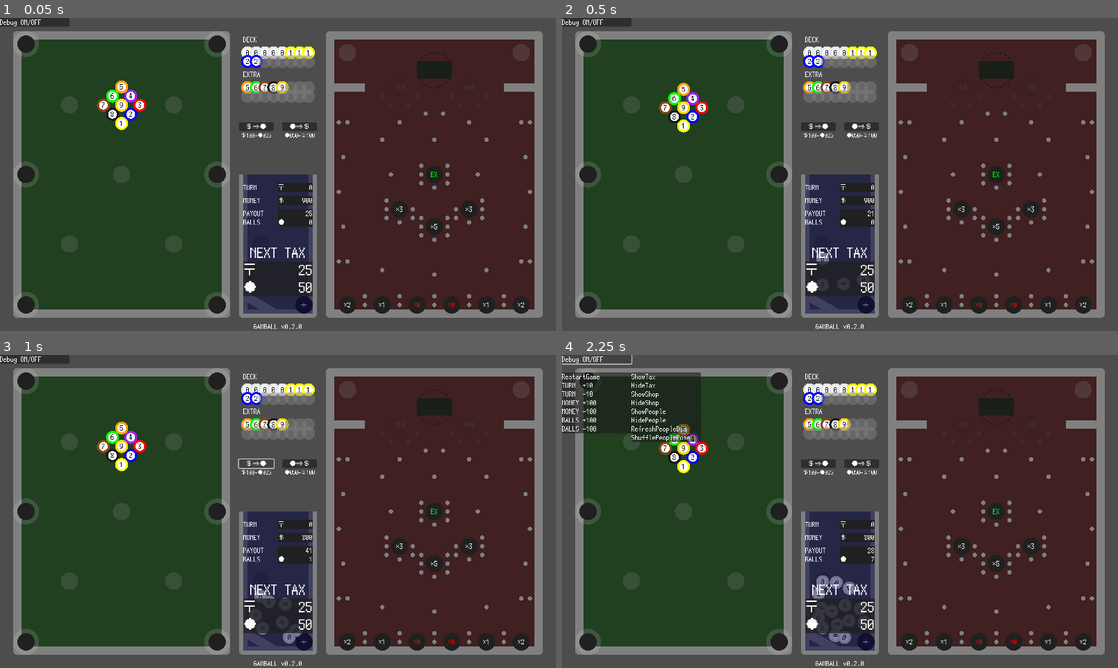
Above: before the commit, frames 1-4 (two rows, left to right).
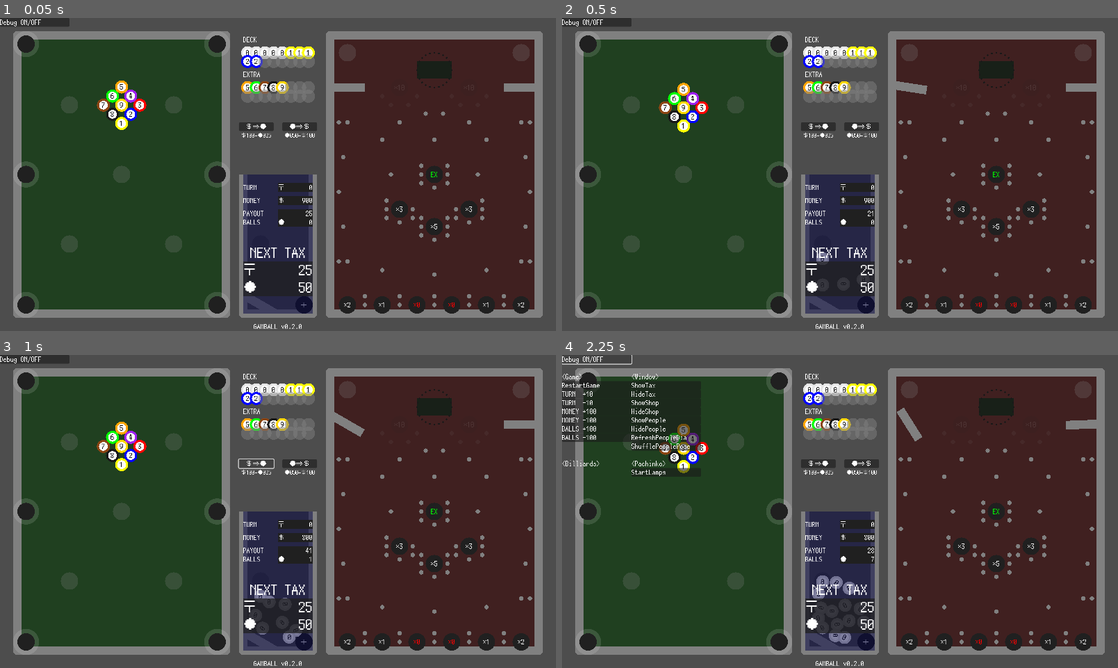
Above: after the commit, the same moments.

Repository: kamikoloss/gamball
Game: Godot game, scene res://scenes/game.tscn
Two runs of this game, one before a commit and one after it. Both use one fixed random seed, a clock stepped at 60 frames per second and the inputs below.
Inputs:
- Up to frame 1 (0.05 s): no input
- Up to frame 2 (0.5 s): no input
- Up to frame 3 (1 s): click "＄⇒●" at 0.5 s
- Up to frame 4 (2.25 s): click "●⇒＄" at 1.25 s; click "Debug ON/OFF" at 2 s

Frame 1 is identical in both runs. In frame 2, less than 0.1% of the frame differs, in the area x 60-66%, y 20-25%; in frame 3, 0.1%; in frame 4, 1.5%, in the area x 0-97%, y 5-39%.
Error before the commit: Invalid access to property or key 'pressed' on a base object of type 'Nil'. (res://scripts/game_ui_debug.gd:64)
Error after the commit: Out of bounds get index '0' (on base: 'Array[Texture]') (res://scripts/bunny.gd:56)

Commit message:
バニー2を実装した (途中)

Diff:
--- a/scenes/game.tscn
+++ b/scenes/game.tscn
@@ -24,6 +24,8 @@
 [ext_resource type="Texture2D" uid="uid://cmx70egbmx0sa" path="res://images/bunny/face_3.png" id="18_l12bf"]
 [ext_resource type="Texture2D" uid="uid://c17m6dsrq78ov" path="res://images/bunny/hand_left_2.png" id="20_r8nov"]
 [ext_resource type="Texture2D" uid="uid://uk0q0it6ta74" path="res://images/bunny/hand_right_2.png" id="22_am1vr"]
+[ext_resource type="Texture2D" uid="uid://c1c20ab2v1t7a" path="res://images/bunny2/bunny2a.png" id="24_d3cdg"]
+[ext_resource type="Texture2D" uid="uid://bgcrwicqdrc4a" path="res://images/bunny2/bunny2b.png" id="25_tj6hx"]
 
 [sub_resource type="RectangleShape2D" id="RectangleShape2D_uhuas"]
 
@@ -437,12 +439,12 @@
 position = Vector2(500, 660)
 hole_type = 0
 
-[node name="Pachinko" type="Node2D" parent="." node_paths=PackedStringArray("_spawn_position_a", "_spawn_position_b", "_wall_a", "_wall_b", "_rush_devices", "_rush_lamps", "_rush_label_a", "_rush_label_b")]
+[node name="Pachinko" type="Node2D" parent="." node_paths=PackedStringArray("_spawn_position_a", "_spawn_position_b", "_rotating_wall_a", "_rotating_wall_b", "_rush_devices", "_rush_lamps", "_rush_label_a", "_rush_label_b")]
 script = ExtResource("8_ud1qg")
 _spawn_position_a = NodePath("Points/SpawnHoleA")
 _spawn_position_b = NodePath("Points/SpawnHoleB")
-_wall_a = NodePath("Walls/WallA")
-_wall_b = NodePath("Walls/WallB")
+_rotating_wall_a = NodePath("Walls/RotatingWallA")
+_rotating_wall_b = NodePath("Walls/RotatingWallB")
 _rush_devices = NodePath("Rush/Devices")
 _rush_lamps = NodePath("Rush/Lamps")
 _rush_label_a = NodePath("Rush/Display/RushA")
@@ -661,48 +663,48 @@
 [node name="CollisionShape2D" type="CollisionShape2D" parent="Pachinko/Walls/Wall4"]
 shape = SubResource("RectangleShape2D_fi0lo")
 
-[node name="WallA" type="StaticBody2D" parent="Pachinko/Walls"]
+[node name="RotatingWallA" type="StaticBody2D" parent="Pachinko/Walls"]
 position = Vector2(800, 160)
 scale = Vector2(4, 1)
 
-[node name="TextureRect" type="TextureRect" parent="Pachinko/Walls/WallA"]
-anchors_preset = 8
-anchor_left = 0.5
-anchor_top = 0.5
-anchor_right = 0.5
-anchor_bottom = 0.5
-offset_left = -10.0
-offset_top = -10.0
-offset_right = 10.0
-offset_bottom = 10.0
-grow_horizontal = 2
-grow_vertical = 2
-texture = ExtResource("4_b0m3n")
-expand_mode = 1
-
-[node name="CollisionShape2D" type="CollisionShape2D" parent="Pachinko/Walls/WallA"]
+[node name="TextureRect" type="TextureRect" parent="Pachinko/Walls/RotatingWallA"]
+anchors_preset = 8
+anchor_left = 0.5
+anchor_top = 0.5
+anchor_right = 0.5
+anchor_bottom = 0.5
+offset_left = -10.0
+offset_top = -10.0
+offset_right = 10.0
+offset_bottom = 10.0
+grow_horizontal = 2
+grow_vertical = 2
+texture = ExtResource("4_b0m3n")
+expand_mode = 1
+
+[node name="CollisionShape2D" type="CollisionShape2D" parent="Pachinko/Walls/RotatingWallA"]
 shape = SubResource("RectangleShape2D_fi0lo")
 
-[node name="WallB" type="StaticBody2D" parent="Pachinko/Walls"]
+[node name="RotatingWallB" type="StaticBody2D" parent="Pachinko/Walls"]
 position = Vector2(1200, 160)
 scale = Vector2(4, 1)
 
-[node name="TextureRect" type="TextureRect" parent="Pachinko/Walls/WallB"]
-anchors_preset = 8
-anchor_left = 0.5
-anchor_top = 0.5
-anchor_right = 0.5
-anchor_bottom = 0.5
-offset_left = -10.0
-offset_top = -10.0
-offset_right = 10.0
-offset_bottom = 10.0
-grow_horizontal = 2
-grow_vertical = 2
-texture = ExtResource("4_b0m3n")
-expand_mode = 1
-
-[node name="CollisionShape2D" type="CollisionShape2D" parent="Pachinko/Walls/WallB"]
+[node name="TextureRect" type="TextureRect" parent="Pachinko/Walls/RotatingWallB"]
+anchors_preset = 8
+anchor_left = 0.5
+anchor_top = 0.5
+anchor_right = 0.5
+anchor_bottom = 0.5
+offset_left = -10.0
+offset_top = -10.0
+offset_right = 10.0
+offset_bottom = 10.0
+grow_horizontal = 2
+grow_vertical = 2
+texture = ExtResource("4_b0m3n")
+expand_mode = 1
+
+[node name="CollisionShape2D" type="CollisionShape2D" parent="Pachinko/Walls/RotatingWallB"]
 shape = SubResource("RectangleShape2D_fi0lo")
 
 [node name="Corner" type="Node2D" parent="Pachinko/Walls"]
@@ -1780,6 +1782,7 @@
 offset_bottom = 720.0
 
 [node name="Bunny" type="Control" parent="UI/People" node_paths=PackedStringArray("_pose_a", "_face_a", "_hand_left_a", "_hand_right_a", "_pose_b", "_face_b", "_hand_left_b", "_hand_right_b")]
+visible = false
 layout_mode = 3
 anchors_preset = 0
 offset_left = 1000.0
@@ -1857,6 +1860,74 @@
 offset_bottom = 1600.0
 texture = ExtResource("18_kawv6")
 
+[node name="Bunny2" type="Control" parent="UI/People" node_paths=PackedStringArray("_pose_a", "_face_a", "_hand_left_a", "_hand_right_a", "_pose_b", "_face_b", "_hand_left_b", "_hand_right_b")]
+layout_mode = 3
+anchors_preset = 0
+offset_left = 1000.0
+offset_top = 40.0
+offset_right = 1000.0
+offset_bottom = 40.0
+scale = Vector2(0.5, 0.5)
+script = ExtResource("15_7uhdx")
+_pose_a = NodePath("PoseA")
+_face_a = NodePath("PoseA/Face")
+_hand_left_a = NodePath("PoseA/HandLeft")
+_hand_right_a = NodePath("PoseA/HandRight")
+_pose_b = NodePath("PoseB")
+_face_b = NodePath("PoseB/Face")
+_hand_left_b = NodePath("PoseB/HandLeft")
+_hand_right_b = NodePath("PoseB/HandRight")
+_face_texures = Array[Texture]([ExtResource("24_d3cdg"), ExtResource("25_tj6hx")])
+
+[node name="Base" type="TextureRect" parent="UI/People/Bunny2"]
+layout_mode = 0
+offset_left = -600.0
+offset_right = 600.0
+offset_bottom = 1600.0
+
+[node name="PoseA" type="Control" parent="UI/People/Bunny2"]
+anchors_preset = 0
+
+[node name="Face" type="TextureRect" parent="UI/People/Bunny2/PoseA"]
+layout_mode = 0
+offset_left = -600.0
+offset_right = 600.0
+offset_bottom = 1600.0
+
+[node name="HandLeft" type="TextureRect" parent="UI/People/Bunny2/PoseA"]
+layout_mode = 0
+offset_left = -600.0
+offset_right = 600.0
+offset_bottom = 1600.0
+
+[node name="HandRight" type="TextureRect" parent="UI/People/Bunny2/PoseA"]
+layout_mode = 0
+offset_left = -600.0
+offset_right = 600.0
+offset_bottom = 1600.0
+
+[node name="PoseB" type="Control" parent="UI/People/Bunny2"]
+layout_mode = 3
+anchors_preset = 0
+
+[node name="Face" type="TextureRect" parent="UI/People/Bunny2/PoseB"]
+layout_mode = 0
+offset_left = -600.0
+offset_right = 600.0
+offset_bottom = 1600.0
+
+[node name="HandLeft" type="TextureRect" parent="UI/People/Bunny2/PoseB"]
+layout_mode = 0
+offset_left = -600.0
+offset_right = 600.0
+offset_bottom = 1600.0
+
+[node name="HandRight" type="TextureRect" parent="UI/People/Bunny2/PoseB"]
+layout_mode = 0
+offset_left = -600.0
+offset_right = 600.0
+offset_bottom = 1600.0
+
 [node name="Bubble" type="Control" parent="UI/People"]
 modulate = Color(1, 1, 1, 0.752941)
 anchors_preset = 0
@@ -2512,11 +2583,14 @@
 horizontal_alignment = 1
 vertical_alignment = 1
 
-[node name="UIDebug" type="Control" parent="." node_paths=PackedStringArray("_game", "_game_ui", "_bunny", "_debug_button", "_debug_window", "_restart_game_button", "_turn_plus_button", "_turn_minus_button", "_money_plus_button", "_money_minus_button", "_balls_plus_button", "_balls_minus_button", "_show_tax_button", "_hide_tax_button", "_show_shop_button", "_hide_shop_button", "_show_people_button", "_hide_people_button", "_refresh_people_dialogue_button", "_shuffle_people_pose_button")]
+[node name="UIDebug" type="Control" parent="." node_paths=PackedStringArray("_game", "_billards", "_pachinko", "_stack", "_game_ui", "_bunny", "_debug_button", "_debug_window", "_restart_game_button", "_turn_plus_button", "_turn_minus_button", "_money_plus_button", "_money_minus_button", "_balls_plus_button", "_balls_minus_button", "_show_tax_button", "_hide_tax_button", "_show_shop_button", "_hide_shop_button", "_show_people_button", "_hide_people_button", "_refresh_people_dialogue_button", "_shuffle_people_pose_button", "_pachinko_start_lamps_button")]
 layout_mode = 3
 anchors_preset = 0
 script = ExtResource("16_cuefl")
 _game = NodePath("..")
+_billards = NodePath("../Billiards")
+_pachinko = NodePath("../Pachinko")
+_stack = NodePath("../Stack")
 _game_ui = NodePath("../UI")
 _bunny = NodePath("../UI/People/Bunny")
 _debug_button = NodePath("Debug")
@@ -2536,6 +2610,7 @@
 _hide_people_button = NodePath("DebugWindow/HidePeople")
 _refresh_people_dialogue_button = NodePath("DebugWindow/RefreshPeopleDialogue")
 _shuffle_people_pose_button = NodePath("DebugWindow/ShufflePeoplePose")
+_pachinko_start_lamps_button = NodePath("DebugWindow/StartLamps")
 
 [node name="Debug" type="Button" parent="UIDebug"]
 layout_mode = 0
@@ -2556,112 +2631,126 @@
 [node name="DebugWindow" type="Control" parent="UIDebug"]
 anchors_preset = 0
 
+[node name="<Game>" type="Label" parent="UIDebug/DebugWindow"]
+layout_mode = 0
+offset_top = 40.0
+offset_right = 640.0
+offset_bottom = 120.0
+scale = Vector2(0.25, 0.25)
+theme_override_fonts/font = ExtResource("10_w3wxc")
+theme_override_font_sizes/font_size = 64
+text = "<Game>"
+vertical_alignment = 1
+
 [node name="RestartGame" type="Button" parent="UIDebug/DebugWindow"]
-layout_mode = 0
-offset_top = 40.0
-offset_right = 160.0
-offset_bottom = 60.0
-theme_override_fonts/font = ExtResource("10_w3wxc")
-
-[node name="Label" type="Label" parent="UIDebug/DebugWindow/RestartGame"]
-layout_mode = 0
-offset_right = 640.0
-offset_bottom = 80.0
-scale = Vector2(0.25, 0.25)
-theme_override_fonts/font = ExtResource("10_w3wxc")
-theme_override_font_sizes/font_size = 64
-text = "RestartGame"
-vertical_alignment = 1
-
-[node name="TurnPlus" type="Button" parent="UIDebug/DebugWindow"]
 layout_mode = 0
 offset_top = 60.0
 offset_right = 160.0
 offset_bottom = 80.0
 theme_override_fonts/font = ExtResource("10_w3wxc")
 
-[node name="Label" type="Label" parent="UIDebug/DebugWindow/TurnPlus"]
+[node name="Label" type="Label" parent="UIDebug/DebugWindow/RestartGame"]
 layout_mode = 0
 offset_right = 640.0
 offset_bottom = 80.0
 scale = Vector2(0.25, 0.25)
 theme_override_fonts/font = ExtResource("10_w3wxc")
 theme_override_font_sizes/font_size = 64
-text = "TURN  +10"
-vertical_alignment = 1
-
-[node name="TurnMinus" type="Button" parent="UIDebug/DebugWindow"]
+text = "RestartGame"
+vertical_alignment = 1
+
+[node name="TurnPlus" type="Button" parent="UIDebug/DebugWindow"]
+layout_mode = 0
 offset_top = 80.0
 offset_right = 160.0
 offset_bottom = 100.0
 theme_override_fonts/font = ExtResource("10_w3wxc")
 
-[node name="Label" type="Label" parent="UIDebug/DebugWindow/TurnMinus"]
+[node name="Label" type="Label" parent="UIDebug/DebugWindow/TurnPlus"]
 layout_mode = 0
 offset_right = 640.0
 offset_bottom = 80.0
 scale = Vector2(0.25, 0.25)
 theme_override_fonts/font = ExtResource("10_w3wxc")
 theme_override_font_sizes/font_size = 64
-text = "TURN  -10"
-vertical_alignment = 1
-
-[node name="MoneyPlus" type="Button" parent="UIDebug/DebugWindow"]
+text = "TURN  +10"
+vertical_alignment = 1
+
+[node name="TurnMinus" type="Button" parent="UIDebug/DebugWindow"]
 layout_mode = 0
 offset_top = 100.0
 offset_right = 160.0
 offset_bottom = 120.0
 theme_override_fonts/font = ExtResource("10_w3wxc")
 
-[node name="Label" type="Label" parent="UIDebug/DebugWindow/MoneyPlus"]
+[node name="Label" type="Label" parent="UIDebug/DebugWindow/TurnMinus"]
 layout_mode = 0
 offset_right = 640.0
 offset_bottom = 80.0
 scale = Vector2(0.25, 0.25)
 theme_override_fonts/font = ExtResource("10_w3wxc")
 theme_override_font_sizes/font_size = 64
-text = "MONEY +100"
-vertical_alignment = 1
-
-[node name="MoneyMinus" type="Button" parent="UIDebug/DebugWindow"]
+text = "TURN  -10"
+vertical_alignment = 1
+
+[node name="MoneyPlus" type="Button" parent="UIDebug/DebugWindow"]
+layout_mode = 0
 offset_top = 120.0
 offset_right = 160.0
 offset_bottom = 140.0
 theme_override_fonts/font = ExtResource("10_w3wxc")
 
-[node name="Label" type="Label" parent="UIDebug/DebugWindow/MoneyMinus"]
+[node name="Label" type="Label" parent="UIDebug/DebugWindow/MoneyPlus"]
 layout_mode = 0
 offset_right = 640.0
 offset_bottom = 80.0
 scale = Vector2(0.25, 0.25)
 theme_override_fonts/font = ExtResource("10_w3wxc")
 theme_override_font_sizes/font_size = 64
-text = "MONEY -100"
-vertical_alignment = 1
-
-[node name="BallsPlus" type="Button" parent="UIDebug/DebugWindow"]
+text = "MONEY +100"
+vertical_alignment = 1
+
+[node name="MoneyMinus" type="Button" parent="UIDebug/DebugWindow"]
 layout_mode = 0
 offset_top = 140.0
 offset_right = 160.0
 offset_bottom = 160.0
 theme_override_fonts/font = ExtResource("10_w3wxc")
 
-[node name="Label" type="Label" parent="UIDebug/DebugWindow/BallsPlus"]
+[node name="Label" type="Label" parent="UIDebug/DebugWindow/MoneyMinus"]
 layout_mode = 0
 offset_right = 640.0
 offset_bottom = 80.0
 scale = Vector2(0.25, 0.25)
 theme_override_fonts/font = ExtResource("10_w3wxc")
 theme_override_font_sizes/font_size = 64
-text = "BALLS +100"
-vertical_alignment = 1
-
-[node name="BallsMinus" type="Button" parent="UIDebug/DebugWindow"]
+text = "MONEY -100"
+vertical_alignment = 1
+
+[node name="BallsPlus" type="Button" parent="UIDebug/DebugWindow"]
+layout_mode = 0
 offset_top = 160.0
 offset_right = 160.0
 offset_bottom = 180.0
 theme_override_fonts/font = ExtResource("10_w3wxc")
 
+[node name="Label" type="Label" parent="UIDebug/DebugWindow/BallsPlus"]
+layout_mode = 0
+offset_right = 640.0
+offset_bottom = 80.0
+scale = Vector2(0.25, 0.25)
+theme_override_fonts/font = ExtResource("10_w3wxc")
+theme_override_font_sizes/font_size = 64
+text = "BALLS +100"
+vertical_alignment = 1
+
+[node name="BallsMinus" type="Button" parent="UIDebug/DebugWindow"]
+layout_mode = 0
+offset_top = 180.0
+offset_right = 160.0
+offset_bottom = 200.0
+theme_override_fonts/font = ExtResource("10_w3wxc")
+
 [node name="Label" type="Label" parent="UIDebug/DebugWindow/BallsMinus"]
 layout_mode = 0
 offset_right = 640.0
@@ -2672,25 +2761,19 @@
 text = "BALLS -100"
 vertical_alignment = 1
 
-[node name="ShowTax" type="Button" parent="UIDebug/DebugWindow"]
+[node name="<Window>" type="Label" parent="UIDebug/DebugWindow"]
 layout_mode = 0
 offset_left = 160.0
 offset_top = 40.0
-offset_right = 320.0
-offset_bottom = 60.0
-theme_override_fonts/font = ExtResource("10_w3wxc")
-
-[node name="Label" type="Label" parent="UIDebug/DebugWindow/ShowTax"]
-layout_mode = 0
-offset_right = 640.0
-offset_bottom = 80.0
-scale = Vector2(0.25, 0.25)
-theme_override_fonts/font = ExtResource("10_w3wxc")
-theme_override_font_sizes/font_size = 64
-text = "ShowTax"
-vertical_alignment = 1
-
-[node name="HideTax" type="Button" parent="UIDebug/DebugWindow"]
+offset_right = 800.0
+offset_bottom = 120.0
+scale = Vector2(0.25, 0.25)
+theme_override_fonts/font = ExtResource("10_w3wxc")
+theme_override_font_sizes/font_size = 64
+text = "<Window>"
+vertical_alignment = 1
+
+[node name="ShowTax" type="Button" parent="UIDebug/DebugWindow"]
 layout_mode = 0
 offset_left = 160.0
 offset_top = 60.0
@@ -2698,17 +2781,17 @@
 offset_bottom = 80.0
 theme_override_fonts/font = ExtResource("10_w3wxc")
 
-[node name="Label" type="Label" parent="UIDebug/DebugWindow/HideTax"]
+[node name="Label" type="Label" parent="UIDebug/DebugWindow/ShowTax"]
 layout_mode = 0
 offset_right = 640.0
 offset_bottom = 80.0
 scale = Vector2(0.25, 0.25)
 theme_override_fonts/font = ExtResource("10_w3wxc")
 theme_override_font_sizes/font_size = 64
-text = "HideTax"
-vertical_alignment = 1
-
-[node name="ShowShop" type="Button" parent="UIDebug/DebugWindow"]
+text = "ShowTax"
+vertical_alignment = 1
+
+[node name="HideTax" type="Button" parent="UIDebug/DebugWindow"]
 layout_mode = 0
 offset_left = 160.0
 offset_top = 80.0
@@ -2716,17 +2799,17 @@
 offset_bottom = 100.0
 theme_override_fonts/font = ExtResource("10_w3wxc")
 
-[node name="Label" type="Label" parent="UIDebug/DebugWindow/ShowShop"]
+[node name="Label" type="Label" parent="UIDebug/DebugWindow/HideTax"]
 layout_mode = 0
 offset_right = 640.0
 offset_bottom = 80.0
 scale = Vector2(0.25, 0.25)
 theme_override_fonts/font = ExtResource("10_w3wxc")
 theme_override_font_sizes/font_size = 64
-text = "ShowShop"
-vertical_alignment = 1
-
-[node name="HideShop" type="Button" parent="UIDebug/DebugWindow"]
+text = "HideTax"
+vertical_alignment = 1
+
+[node name="ShowShop" type="Button" parent="UIDebug/DebugWindow"]
 layout_mode = 0
 offset_left = 160.0
 offset_top = 100.0
@@ -2734,17 +2817,17 @@
 offset_bottom = 120.0
 theme_override_fonts/font = ExtResource("10_w3wxc")
 
-[node name="Label" type="Label" parent="UIDebug/DebugWindow/HideShop"]
+[node name="Label" type="Label" parent="UIDebug/DebugWindow/ShowShop"]
 layout_mode = 0
 offset_right = 640.0
 offset_bottom = 80.0
 scale = Vector2(0.25, 0.25)
 theme_override_fonts/font = ExtResource("10_w3wxc")
 theme_override_font_sizes/font_size = 64
-text = "HideShop"
-vertical_alignment = 1
-
-[node name="ShowPeople" type="Button" parent="UIDebug/DebugWindow"]
+text = "ShowShop"
+vertical_alignment = 1
+
+[node name="HideShop" type="Button" parent="UIDebug/DebugWindow"]
 layout_mode = 0
 offset_left = 160.0
 offset_top = 120.0
@@ -2752,17 +2835,17 @@
 offset_bottom = 140.0
 theme_override_fonts/font = ExtResource("10_w3wxc")
 
-[node name="Label" type="Label" parent="UIDebug/DebugWindow/ShowPeople"]
+[node name="Label" type="Label" parent="UIDebug/DebugWindow/HideShop"]
 layout_mode = 0
 offset_right = 640.0
 offset_bottom = 80.0
 scale = Vector2(0.25, 0.25)
 theme_override_fonts/font = ExtResource("10_w3wxc")
 theme_override_font_sizes/font_size = 64
-text = "ShowPeople"
-vertical_alignment = 1
-
-[node name="HidePeople" type="Button" parent="UIDebug/DebugWindow"]
+text = "HideShop"
+vertical_alignment = 1
+
+[node name="ShowPeople" type="Button" parent="UIDebug/DebugWindow"]
 layout_mode = 0
 offset_left = 160.0
 offset_top = 140.0
@@ -2770,17 +2853,17 @@
 offset_bottom = 160.0
 theme_override_fonts/font = ExtResource("10_w3wxc")
 
-[node name="Label" type="Label" parent="UIDebug/DebugWindow/HidePeople"]
+[node name="Label" type="Label" parent="UIDebug/DebugWindow/ShowPeople"]
 layout_mode = 0
 offset_right = 640.0
 offset_bottom = 80.0
 scale = Vector2(0.25, 0.25)
 theme_override_fonts/font = ExtResource("10_w3wxc")
 theme_override_font_sizes/font_size = 64
-text = "HidePeople"
-vertical_alignment = 1
-
-[node name="RefreshPeopleDialogue" type="Button" parent="UIDebug/DebugWindow"]
+text = "ShowPeople"
+vertical_alignment = 1
+
+[node name="HidePeople" type="Button" parent="UIDebug/DebugWindow"]
 layout_mode = 0
 offset_left = 160.0
 offset_top = 160.0
@@ -2788,17 +2871,17 @@
 offset_bottom = 180.0
 theme_override_fonts/font = ExtResource("10_w3wxc")
 
-[node name="Label" type="Label" parent="UIDebug/DebugWindow/RefreshPeopleDialogue"]
+[node name="Label" type="Label" parent="UIDebug/DebugWindow/HidePeople"]
 layout_mode = 0
 offset_right = 640.0
 offset_bottom = 80.0
 scale = Vector2(0.25, 0.25)
 theme_override_fonts/font = ExtResource("10_w3wxc")
 theme_override_font_sizes/font_size = 64
-text = "RefreshPeopleDia"
-vertical_alignment = 1
-
-[node name="ShufflePeoplePose" type="Button" parent="UIDebug/DebugWindow"]
+text = "HidePeople"
+vertical_alignment = 1
+
+[node name="RefreshPeopleDialogue" type="Button" parent="UIDebug/DebugWindow"]
 layout_mode = 0
 offset_left = 160.0
 offset_top = 180.0
@@ -2806,6 +2889,24 @@
 offset_bottom = 200.0
 theme_override_fonts/font = ExtResource("10_w3wxc")
 
+[node name="Label" type="Label" parent="UIDebug/DebugWindow/RefreshPeopleDialogue"]
+layout_mode = 0
+offset_right = 640.0
+offset_bottom = 80.0
+scale = Vector2(0.25, 0.25)
+theme_override_fonts/font = ExtResource("10_w3wxc")
+theme_override_font_sizes/font_size = 64
+text = "RefreshPeopleDia"
+vertical_alignment = 1
+
+[node name="ShufflePeoplePose" type="Button" parent="UIDebug/DebugWindow"]
+layout_mode = 0
+offset_left = 160.0
+offset_top = 200.0
+offset_right = 320.0
+offset_bottom = 220.0
+theme_override_fonts/font = ExtResource("10_w3wxc")
+
 [node name="Label" type="Label" parent="UIDebug/DebugWindow/ShufflePeoplePose"]
 layout_mode = 0
 offset_right = 640.0
@@ -2815,3 +2916,44 @@
 theme_override_font_sizes/font_size = 64
 text = "ShufflePeoplePose"
 vertical_alignment = 1
+
+[node name="<Billiards>" type="Label" parent="UIDebug/DebugWindow"]
+layout_mode = 0
+offset_top = 240.0
+offset_right = 640.0
+offset_bottom = 320.0
+scale = Vector2(0.25, 0.25)
+theme_override_fonts/font = ExtResource("10_w3wxc")
+theme_override_font_sizes/font_size = 64
+text = "<Billiards>"
+vertical_alignment = 1
+
+[node name="<Pachinko>" type="Label" parent="UIDebug/DebugWindow"]
+layout_mode = 0
+offset_left = 160.0
+offset_top = 240.0
+offset_right = 800.0
+offset_bottom = 320.0
+scale = Vector2(0.25, 0.25)
+theme_override_fonts/font = ExtResource("10_w3wxc")
+theme_override_font_sizes/font_size = 64
+text = "<Pachinko>"
+vertical_alignment = 1
+
+[node name="StartLamps" type="Button" parent="UIDebug/DebugWindow"]
+layout_mode = 0
+offset_left = 160.0
+offset_top = 260.0
+offset_right = 320.0
+offset_bottom = 280.0
+theme_override_fonts/font = ExtResource("10_w3wxc")
+
+[node name="Label" type="Label" parent="UIDebug/DebugWindow/StartLamps"]
+layout_mode = 0
+offset_right = 640.0
+offset_bottom = 80.0
+scale = Vector2(0.25, 0.25)
+theme_override_fonts/font = ExtResource("10_w3wxc")
+theme_override_font_sizes/font_size = 64
+text = "StartLamps"
+vertical_alignment = 1
Not shown: 1 places in scenes/game.tscn that only renumber resources
